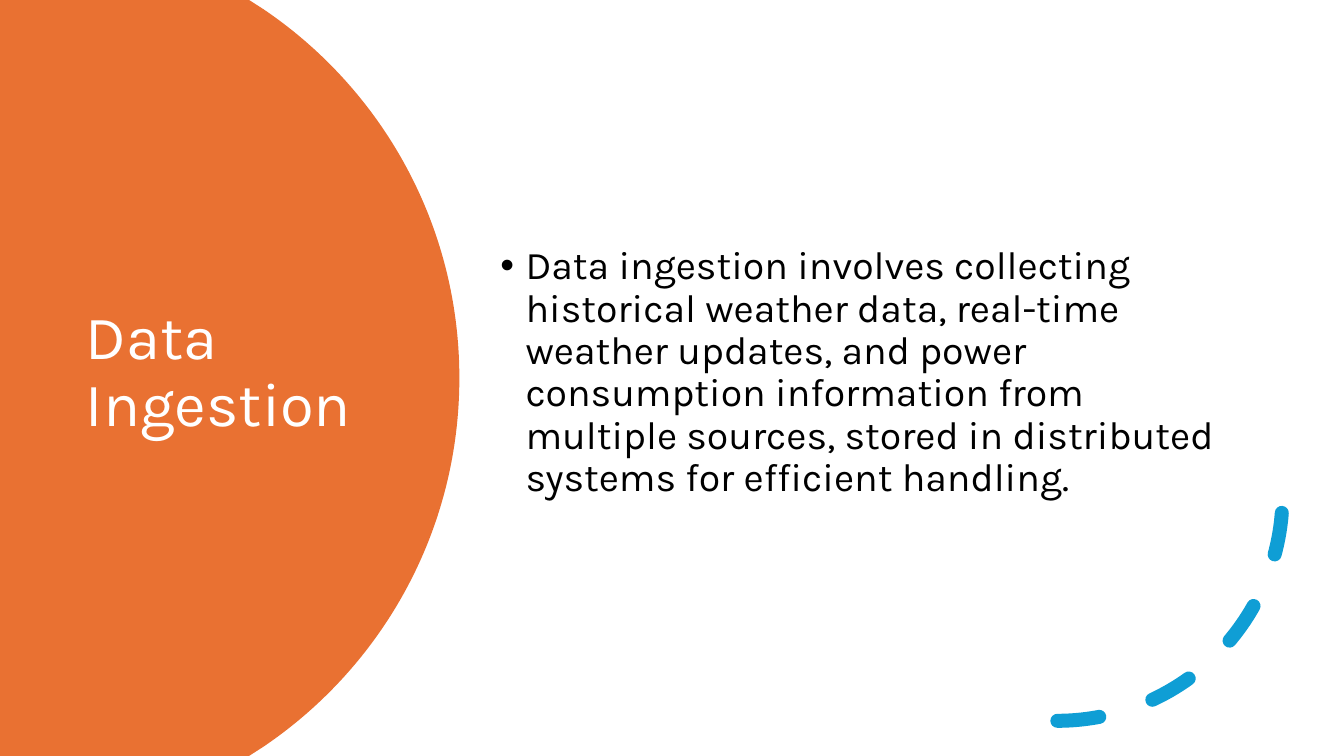
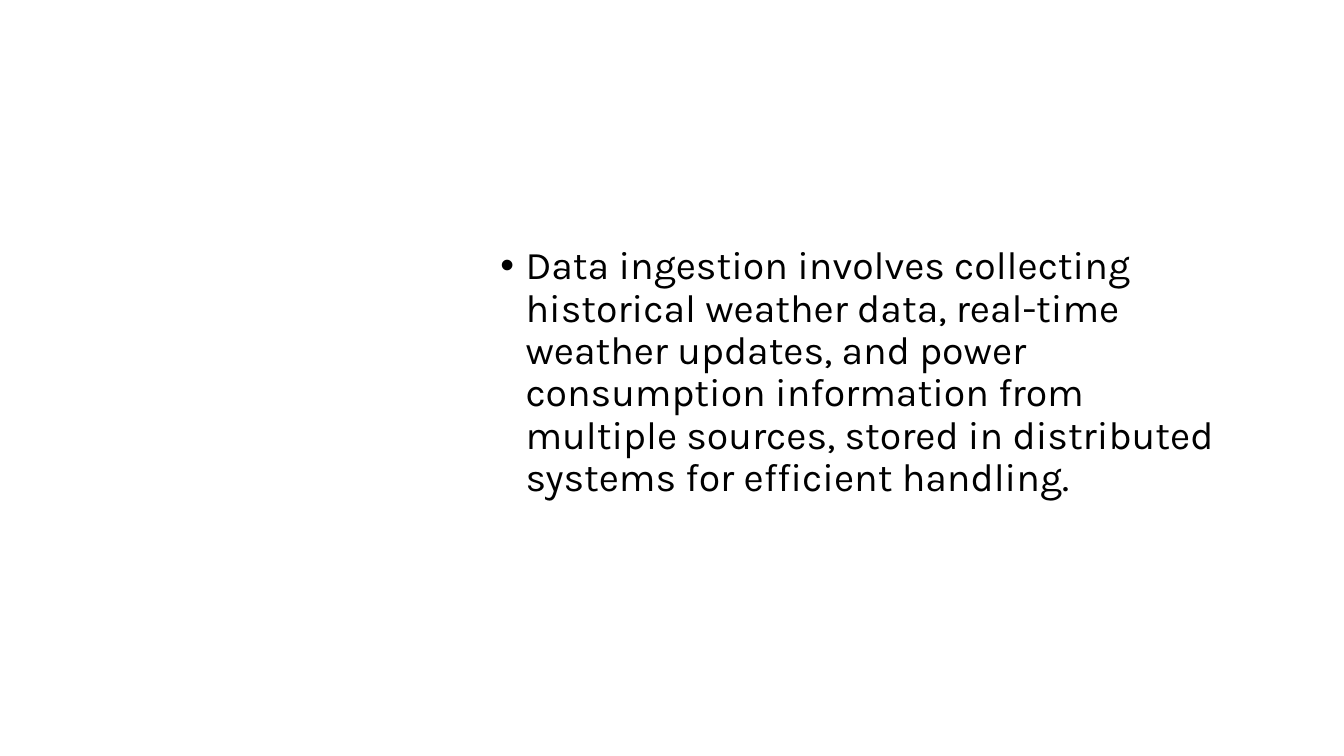
Before and after one commit to monikatyagiisc/grid-optimization-with-weather, a slide deck: slide 7 of DataEnggFinalProjectPPT.pptx. Drawn at 1344x756 pixels with LibreOffice and Linux fonts; fonts in the diff are those of the drawing. Boxes give left, top, right and bottom in pixels: in the first picture for what was removed or moved away, otherwise in the second. Text is boxed around its words. In the diff, an @@ line names an element or a change of style, - is before the commit and + after.

```diff
--- a/DataEnggFinalProjectPPT.pptx
+++ b/DataEnggFinalProjectPPT.pptx
@@ freeform shape removed at [0, 0, 460, 756] @@
@@ arc (boxed as its full ellipse) removed at [833, 271, 1284, 722] @@
@@ title removed at [86, 320, 351, 441] @@
-Data Ingestion
```
Also in this commit, not shown: 13 other slides changed, 1 slide added.
